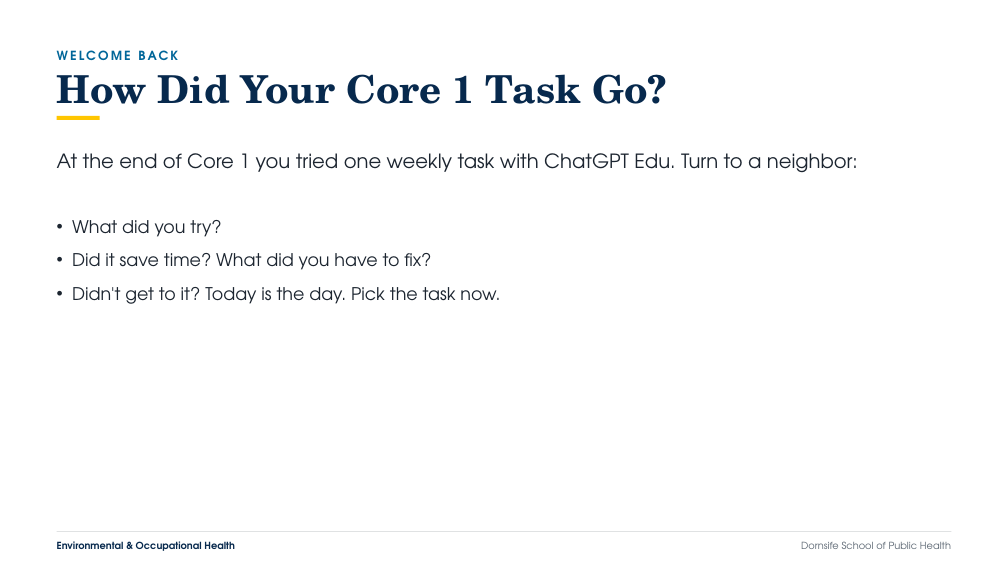
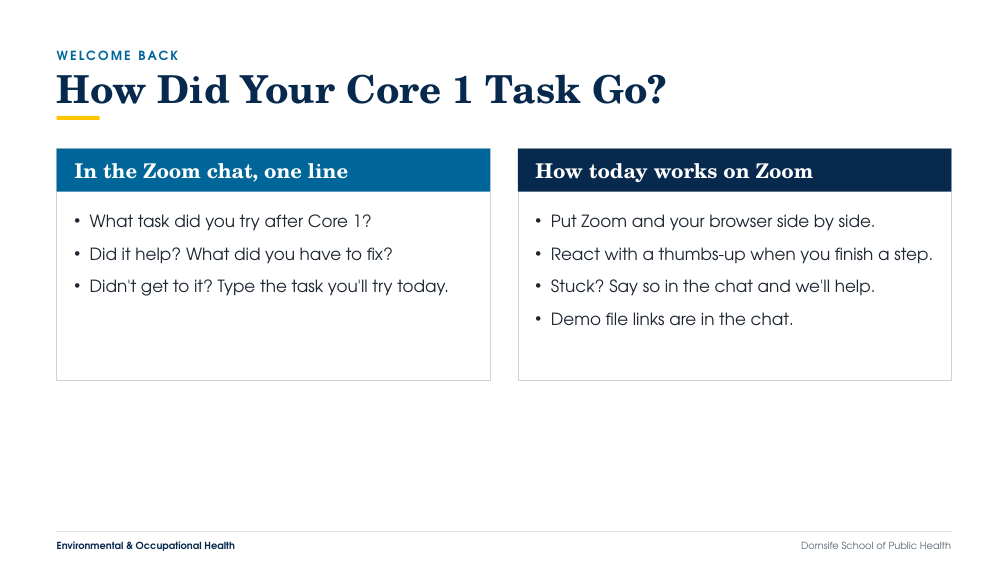
Before and after one commit to aquistbe/DSPH-Faculty-and-Staff-AI-Training, a slide deck: slide 3 of docs/slides/DSPH_Workshop2_Workflow_Enhancement.pptx. Drawn at 1008x567 pixels with LibreOffice and Linux fonts; fonts in the diff are those of the drawing. Boxes give left, top, right and bottom in pixels: in the first picture for what was removed or moved away, otherwise in the second. Text is boxed around its words. In the diff, an @@ line names an element or a change of style, - is before the commit and + after.

```diff
--- a/docs/slides/DSPH_Workshop2_Workflow_Enhancement.pptx
+++ b/docs/slides/DSPH_Workshop2_Workflow_Enhancement.pptx
@@ rectangle added at [56,149,490,381], fill #FFFFFF, outline #D0D3D4 0.75 pt @@
@@ rectangle added at [56,149,490,192], fill #006699 @@
@@ rectangle added at [518,149,952,381], fill #FFFFFF, outline #D0D3D4 0.75 pt @@
@@ rectangle added at [518,149,952,192], fill #07294D @@
@@ text removed at [57,153,858,172] @@
-At the end of Core 1 you tried one weekly task with ChatGPT Edu. Turn to a neighbor:
@@ text added at [74,163,348,182], 29 pt, text #FFFFFF, bold @@
+In the Zoom chat, one line
@@ text added at [535,163,814,182], 29 pt, text #FFFFFF, bold @@
+How today works on Zoom
@@ text at [90,214,449,296]: text changed; size 25 to 24 pt @@
-• What did you try?
-• Did it save time? What did you have to fix?
-• Didn't get to it? Today is the day. Pick the task now.
+• What task did you try after Core 1?
+• Did it help? What did you have to fix?
+• Didn't get to it? Type the task you'll try today.
@@ text added at [551,214,933,326], 24 pt, text #1C2530 @@
+• Put Zoom and your browser side by side.
+• React with a thumbs-up when you finish a step.
+• Stuck? Say so in the chat and we'll help.
+• Demo file links are in the chat.
```
Also in this commit, not shown: 7 other slides changed, 2 slides added, 1 slide removed, 12 other files.
